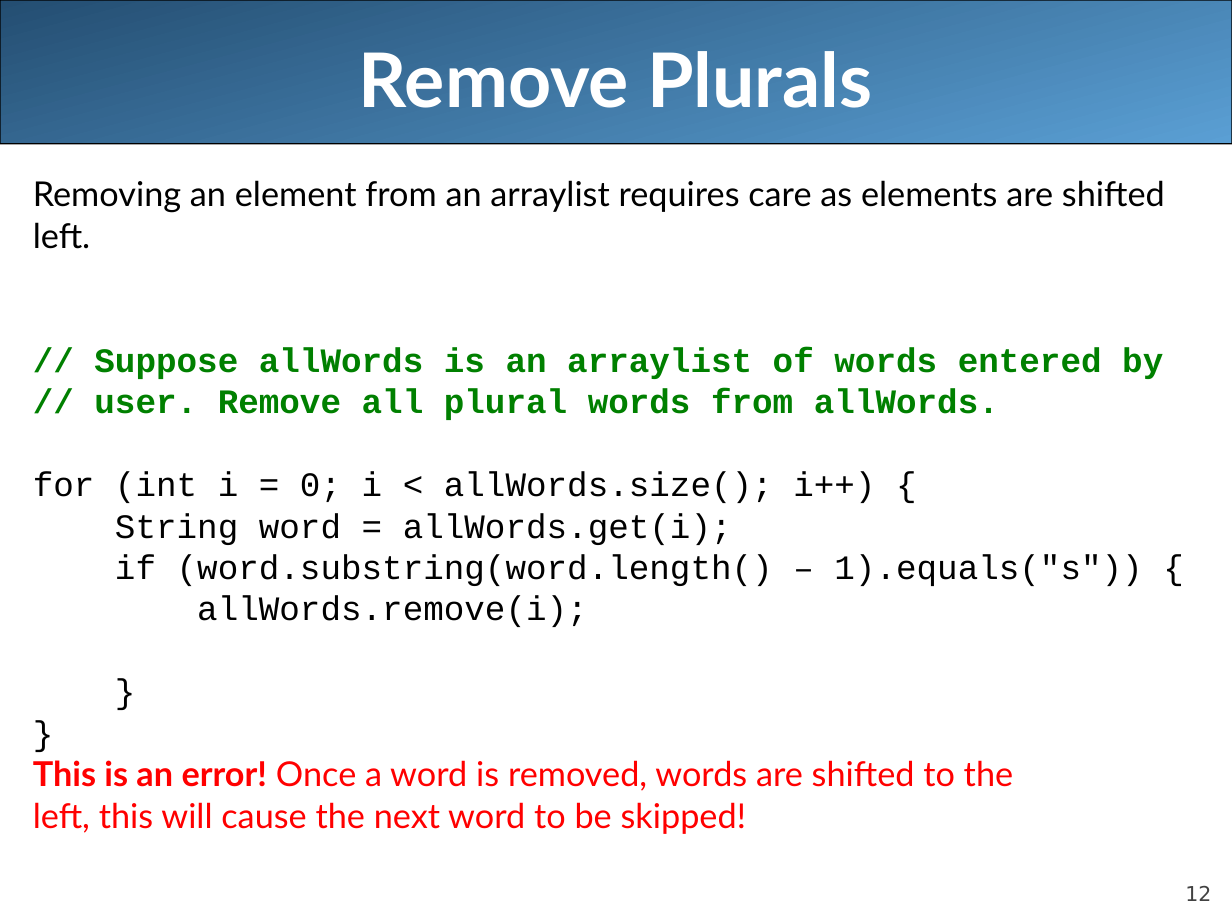
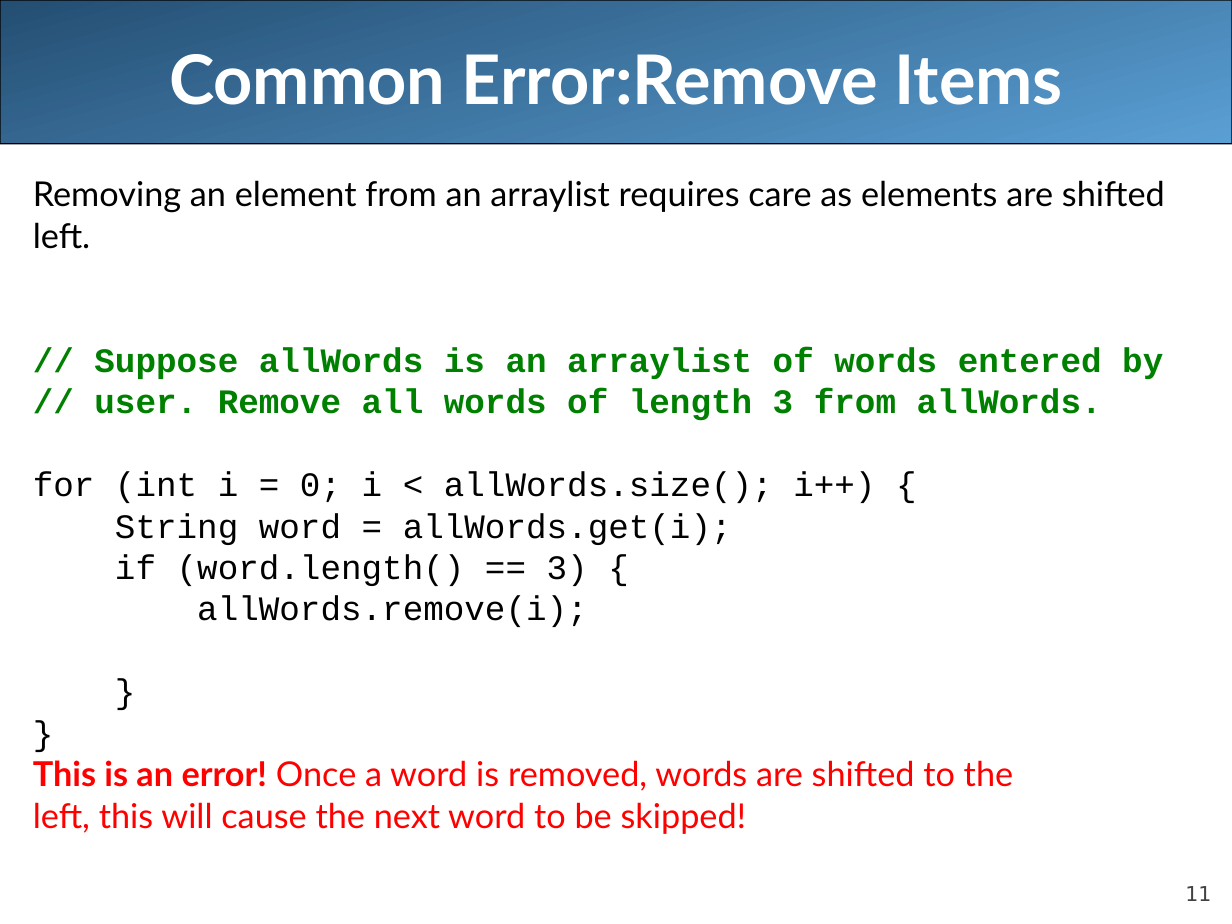
Before and after one commit to LongBaoNguyen/longbaonguyen.github.io, a slide deck: slide 11 of courses/apcsa/lecture18.ppt (slide 12 before the commit). Drawn at 1232x924 pixels with LibreOffice and Linux fonts; fonts in the diff are those of the drawing. Boxes give left, top, right and bottom in pixels: in the first picture for what was removed or moved away, otherwise in the second. Text is boxed around its words. In the diff, an @@ line names an element or a change of style, - is before the commit and + after.

```diff
--- a/courses/apcsa/lecture18.ppt
+++ b/courses/apcsa/lecture18.ppt
@@ title at bbox=[169, 54, 1063, 105]: text changed; size 44 to 40 pt @@
-Remove Plurals
+Common Error:Remove Items
@@ text at bbox=[94, 388, 1102, 421]: text changed @@
-// user. Remove all plural words from allWords.
+// user. Remove all words of length 3 from allWords.
@@ text at bbox=[115, 554, 588, 586]: text changed @@
-if (word.substring(word.length() – 1).equals("s")) {
+if (word.length() == 3) {
@@ page number at bbox=[1185, 886, 1211, 901]: text changed @@
-12
+11
```
Also in this commit, not shown: 5 other slides changed, 1 slide removed, 10 other files.
